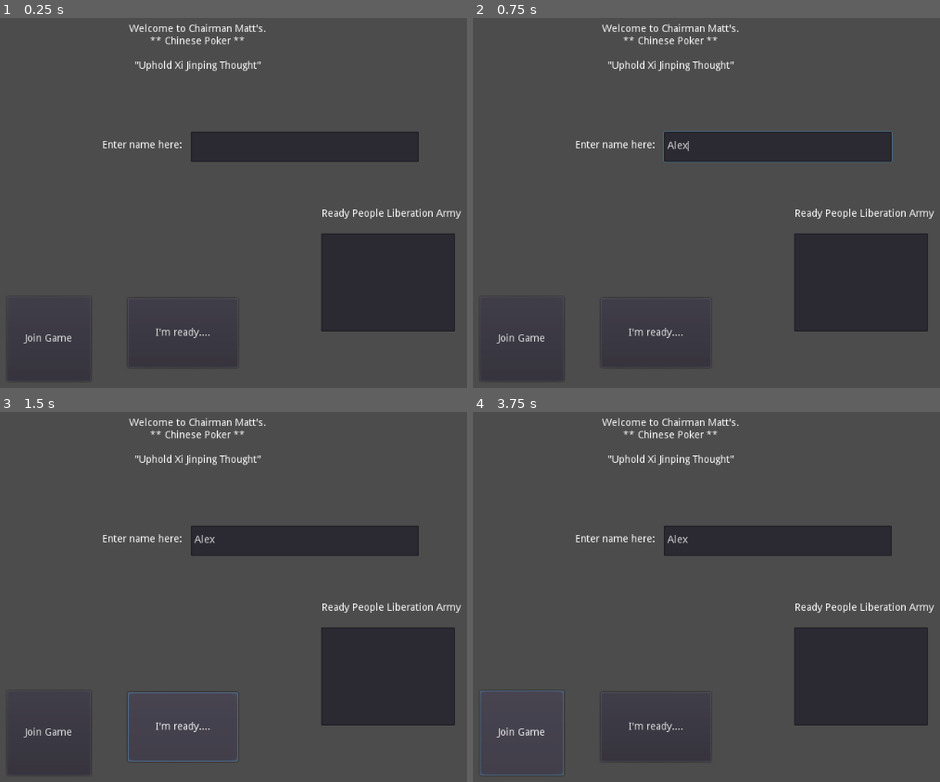
Above: before the commit, frames 1-4 (two rows, left to right).
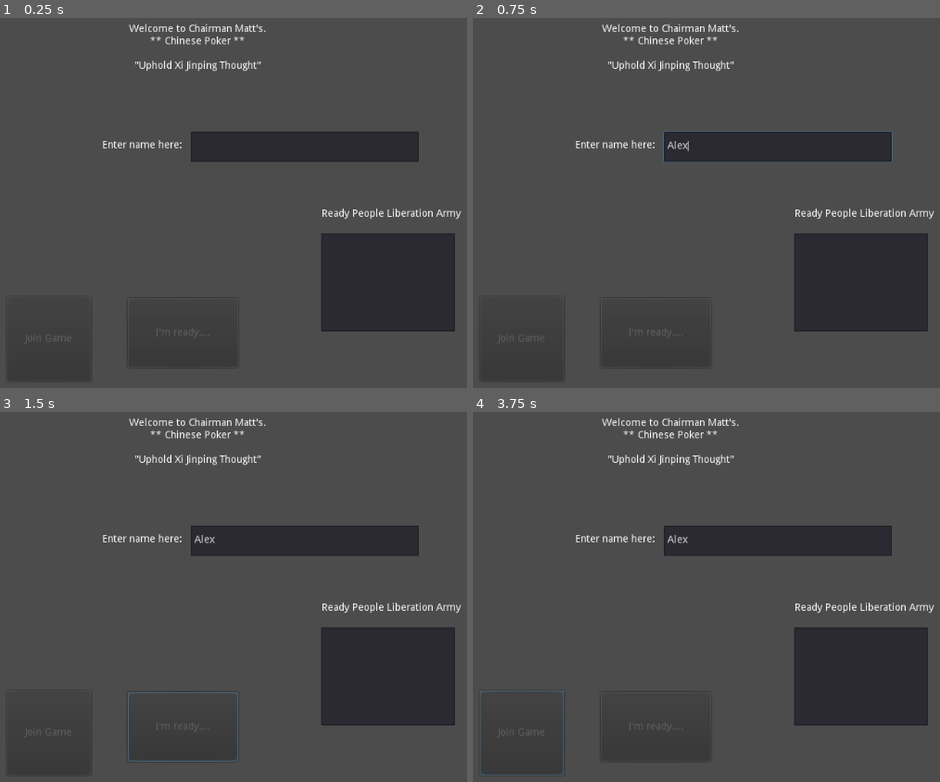
Above: after the commit, the same moments.

Repository: mattcushman/chinesepoker
Game: Godot game, scene res://MainScreen.tscn
Same seed, same stepped clock (60 frames per second), same inputs: the game is played once before the commit and once after it.
Inputs (mouse positions are in pixels of both pictures, inside the frame that each line leads up to):
- Up to frame 1 (0.25 s): no input
- Up to frame 2 (0.75 s): click (776, 147) at 0.52 s; type "Alex" at 0.6 s
- Up to frame 3 (1.5 s): click (182, 726) at 1.25 s, where only the run before the commit has a clickable "I'm ready...."
- Up to frame 4 (3.75 s): click (655, 726) at 2 s, where only the run before the commit has a clickable "I'm ready...."; click (655, 726) at 2.75 s, where only the run before the commit has a clickable "I'm ready...."; click (524, 733) at 3.5 s, where only the run before the commit has a clickable "Join Game"

The runs differ from the first frame. In frame 1, 0.2% of the frame differs, in the area x 4-46%, y 83-88%; in frame 2, 0.2%; in frame 3, 0.2%; in frame 4, 0.2%.
Error before the commit: Invalid call. Nonexistent 'int' constructor. (res://MainScreen.gd:29)

Commit message:
bunch of fixes

Diff:
--- a/CPClient/GameManager.gd
+++ b/CPClient/GameManager.gd
@@ -10,6 +10,7 @@
 
 var playerId=-1
 var myGameId=-1
+var playerName=""
 
 
 func _ready():
--- a/CPClient/MainScreen.gd
+++ b/CPClient/MainScreen.gd
@@ -1,10 +1,18 @@
 extends CanvasLayer
 
 func _ready():
+	print("MainScene activated")
+	GameManager.myGameId=-1
+	$JoinGameButton.disabled=true
+	if GameManager.playerId>=0:
+		$NameInputField.set_text(GameManager.playerName)
+		$NameInputField.editable=true
+		$JoinGameButton.disabled=false
 	$NewPlayerHTTPRequest.connect("request_completed", self, "_on_request_completed")
 	$JoinGameHTTPRequest.connect("request_completed", self, "_on_request_completed")
 	$MakeReadyHTTPRequest.connect("request_completed", self, "_on_request_completed")
 	$GameStateHTTPRequest.connect("request_completed", self, "_on_request_completed")
+	$MakeReadyButton.disabled=true
 
 func _on_TextureButton_pressed():
 	print("Pressed join game")
@@ -20,13 +28,17 @@
 
 func _on_NameInputField_text_entered(new_text):
 	var msg = JSON.print({"name":new_text})
+	GameManager.playerName=new_text
 	print(msg)
 	print($NewPlayerHTTPRequest.request(GameManager.url+"/newplayer/", GameManager.headers, false, HTTPClient.METHOD_POST, msg))
+	$NameInputField.set_editable(false)
+	$JoinGameButton.disabled=false
 
 func _on_JoinGameHTTPRequest_request_completed(result, response_code, headers, body):
 	var json = JSON.parse(body.get_string_from_utf8())
 	print("JoinGameRequest return ", json.result)
 	GameManager.myGameId=int(json.result)
+	$MakeReadyButton.disabled=false
 
 func _on_MakeReadyButton_pressed():
 	print("Pressed make ready")
--- a/CPClient/PlayingTable.gd
+++ b/CPClient/PlayingTable.gd
@@ -51,21 +51,27 @@
 		for n in playerHands[playerPos].get_children():
 			playerHands[playerPos].remove_child(n)
 		name = json.result['player_names'][str(playerId)]
-		var labelNameBBCode = "[color=blue]"+name+"[/color]"
+		var cardsRemaining=str(json.result['hands'][str(playerPositions[playerPos])].size())
+		var labelNameBBCode = "[color=white]"+name+"[/color] ("+cardsRemaining+")"
 		if toMove==playerId:
-			labelNameBBCode = "[color=red]"+name+"[/color]"
+			labelNameBBCode = "[color=red]"+name+"[/color] ("+cardsRemaining+")"
 		playerLabels[playerPos].bbcode_text=labelNameBBCode
 		for cardRank in json.result['last_move'][str(playerPositions[playerPos])]:
 			print("adding card"+str(cardRank))
 			playerHands[playerPos].add_child(Card.new(int(cardRank)%4, int(cardRank)/4))
+
 	if toMove==GameManager.playerId:
 		$YourMoveNotifier.show()
 		$Button.disabled=false
 	else:
 		$YourMoveNotifier.hide()
 		$Button.disabled=true
-	if int(json.result['winner'])>=0:
-		$GameOverMessage.set_text(json.result['player_names'][int(json.result['winner'])]+" won the game!")
+	if json.result['winner']>=0:
+		var gameOverMsg="Fatality.  You have been pwned by "+json.result['player_names'][str(json.result['winner'])]
+		if json.result['winner']==GameManager.playerId:
+			gameOverMsg="You have pwned the table"
+		print("Game over: "+gameOverMsg)
+		$GameOverMessage.set_text(gameOverMsg)
 		$GameOverMessage.popup()
 
 
@@ -93,3 +99,11 @@
 			$PlayerCards.remove_child(c)
 			activeCards.erase(c)
 			cardsToPlay=[]
+
+
+
+
+
+
+func _on_GameOverMessage_confirmed():
+	get_tree().change_scene("res://MainScreen.tscn")
--- a/CPClient/PlayingTable.tscn
+++ b/CPClient/PlayingTable.tscn
@@ -115,6 +115,9 @@
 margin_right = 194.442
 margin_bottom = 334.12
 bbcode_enabled = true
+__meta__ = {
+"_edit_use_anchors_": false
+}
 
 [node name="Label3" type="RichTextLabel" parent="."]
 margin_left = 179.946
@@ -154,3 +157,4 @@
 [connection signal="request_completed" from="GameStateHTTPRequest" to="." method="_on_GameStateHTTPRequest_request_completed"]
 [connection signal="pressed" from="Button" to="." method="_on_Button_pressed"]
 [connection signal="request_completed" from="PlayHandHTTPRequest" to="." method="_on_PlayHandHTTPRequest_request_completed"]
+[connection signal="confirmed" from="GameOverMessage" to="." method="_on_GameOverMessage_confirmed"]
